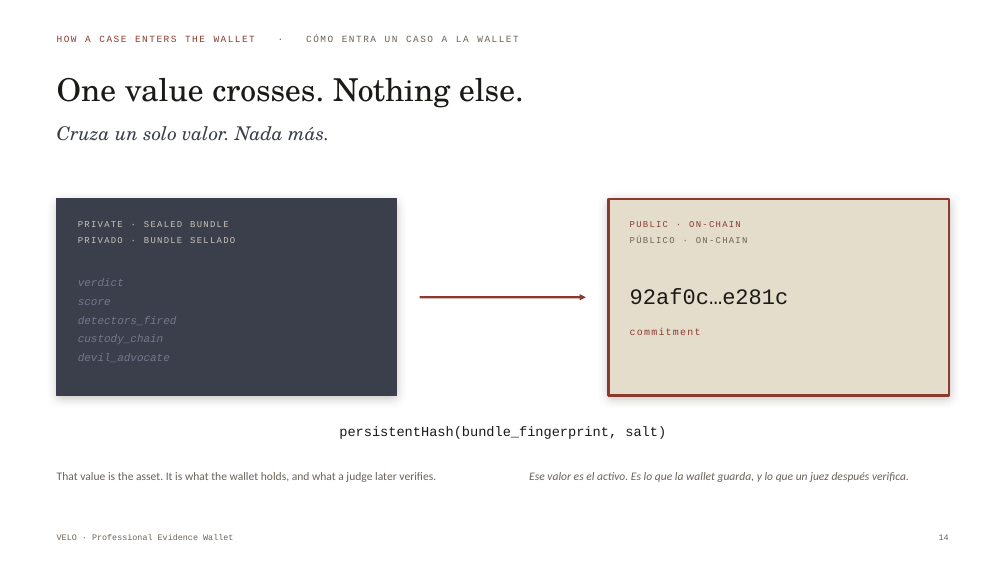
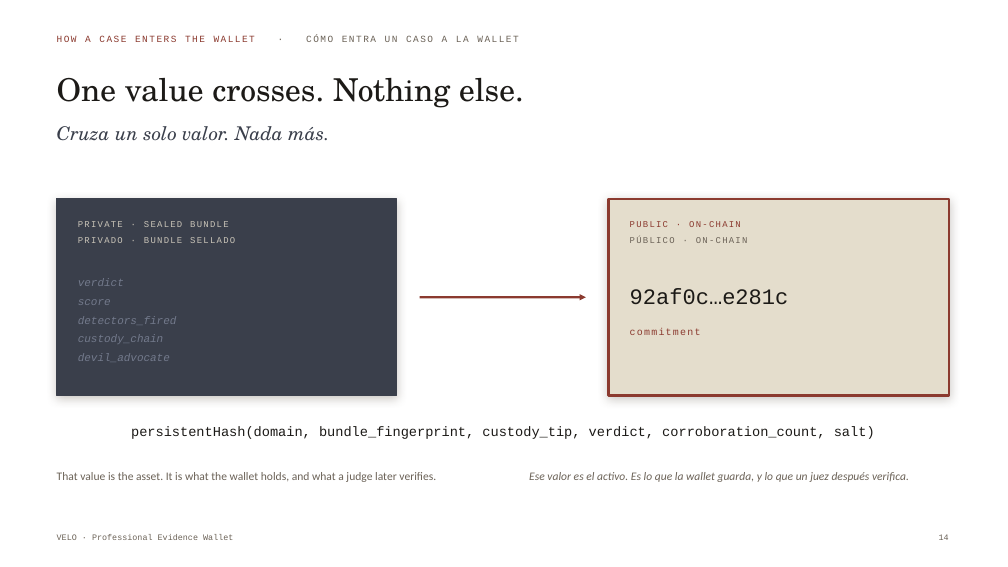
Before and after one commit to annatchijova/velo, a slide deck: slide 14 of docs/VELO-PITCH-EN-ES.pptx. Drawn at 1008x567 pixels with LibreOffice and Linux fonts; fonts in the diff are those of the drawing; background and template pictures are left out. Boxes give left, top, right and bottom in pixels: in the first picture for what was removed or moved away, otherwise in the second. Text is boxed around its words. In the diff, an @@ line names an element or a change of style, - is before the commit and + after.

```diff
--- a/docs/VELO-PITCH-EN-ES.pptx
+++ b/docs/VELO-PITCH-EN-ES.pptx
@@ text at (131, 426, 875, 439): text changed @@
-persistentHash(bundle_fingerprint, salt)
+persistentHash(domain, bundle_fingerprint, custody_tip, verdict, corroboration_count, salt)
```
Also in this commit, not shown: 8 other slides changed.
